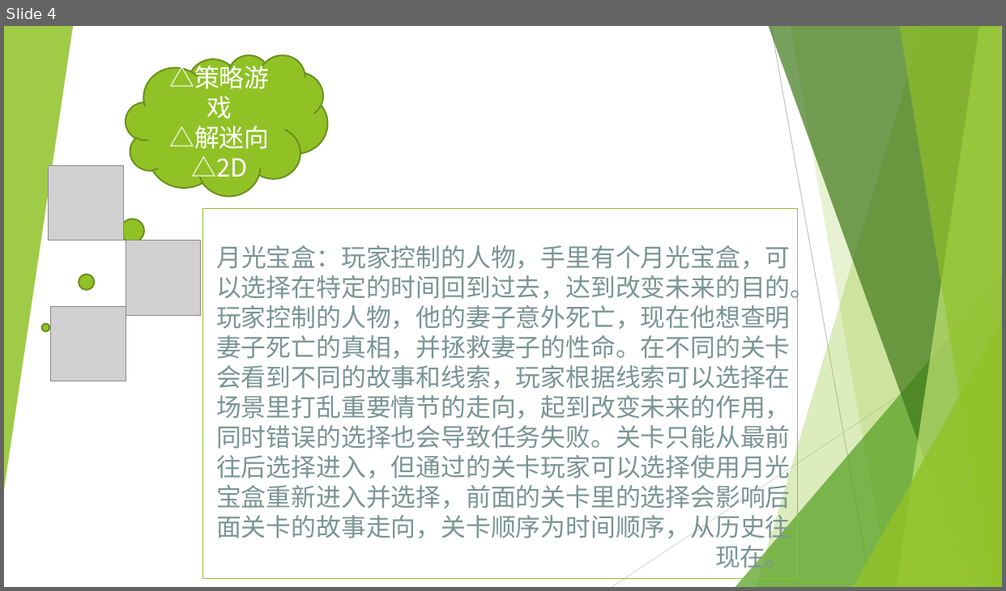
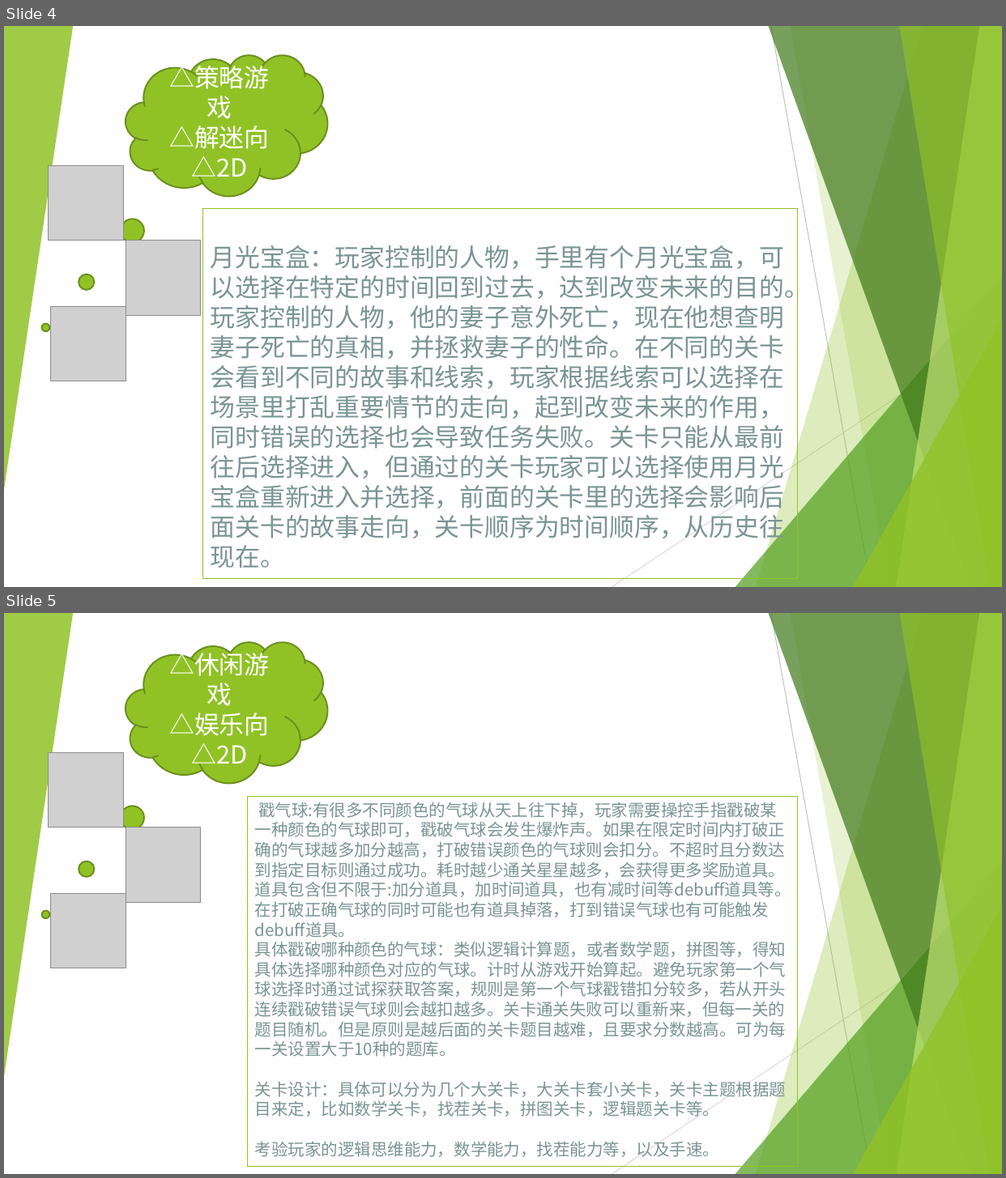
Before and after one commit to ThreePeopleGame/Death, a slide deck: Share/游戏想法_葛美玲.pptx. Shown one above the other, each under a label of ours: slide 4 before the commit, slides 4 and 5 after it. The pictures are 1006x591 and 1006x1178 pixels, drawn with LibreOffice and Linux fonts; fonts in the diff are those of the drawing; grey boxes stand for pictures. Boxes give left, top, right and bottom in pixels: in the first picture for what was removed or moved away, otherwise in the second. Text is boxed around its words. In the diff, an @@ line names an element or a change of style, - is before the commit and + after.

```diff
--- a/Share/游戏想法_葛美玲.pptx
+++ b/Share/游戏想法_葛美玲.pptx
@@ slide 5 added at <box>4,613,1002,1174</box>, background #FFFFFF; not listed: 10 template elements that a slide beside it also shows @@
@@ thought cloud added at <box>126,642,327,784</box>, fill #90C226, outline #6B901C 1.5 pt, 24 pt, text #FFFFFF @@
+△休闲游戏
+△娱乐向
+△2D
@@ picture added at <box>49,752,123,827</box> @@
@@ title added at <box>247,796,798,1167</box>, outline #90C226 0.75 pt, 16 pt, text #799594 @@
+戳气球:有很多不同颜色的气球从天上往下掉，玩家需要操控手指戳破某一种颜色的气球即可，戳破气球会发生爆炸声。如果在限定时间内打破正确的气球越多加分越高，打破错误颜色的气球则会扣分。不超时且分数达到指定目标则通过成功。耗时越少通关星星越多，会获得更多奖励道具。道具包含但不限于:加分道具，加时间道具，也有减时间等debuff道具等。在打破正确气球的同时可能也有道具掉落，打到错误气球也有可能触发debuff道具。
+具体戳破哪种颜色的气球：类似逻辑计算题，或者数学题，拼图等，得知具体选择哪种颜色对应的气球。计时从游戏开始算起。避免玩家第一个气球选择时通过试探获取答案，规则是第一个气球戳错扣分较多，若从开头连续戳破错误气球则会越扣越多。关卡通关失败可以重新来，但每一关的题目随机。但是原则是越后面的关卡题目越难，且要求分数越高。可为每一关设置大于10种的题库。
+关卡设计：具体可以分为几个大关卡，大关卡套小关卡，关卡主题根据题目来定，比如数学关卡，找茬关卡，拼图关卡，逻辑题关卡等。
+考验玩家的逻辑思维能力，数学能力，找茬能力等，以及手速。
@@ picture added at <box>126,827,200,902</box> @@
@@ picture added at <box>50,894,126,969</box> @@
@@ slide 4 changed as well @@
@@ title "月光宝盒：玩家控制的人物，手里有个月光宝盒，可以选择在特定的时间回到过去，达到改变未来的目的。玩家控制的人物，他的妻子意 ..." at <box>203,209,799,579</box>: alignment right to left @@
```
Also in this commit, not shown: 3 other slides changed, 1 other slide added.
